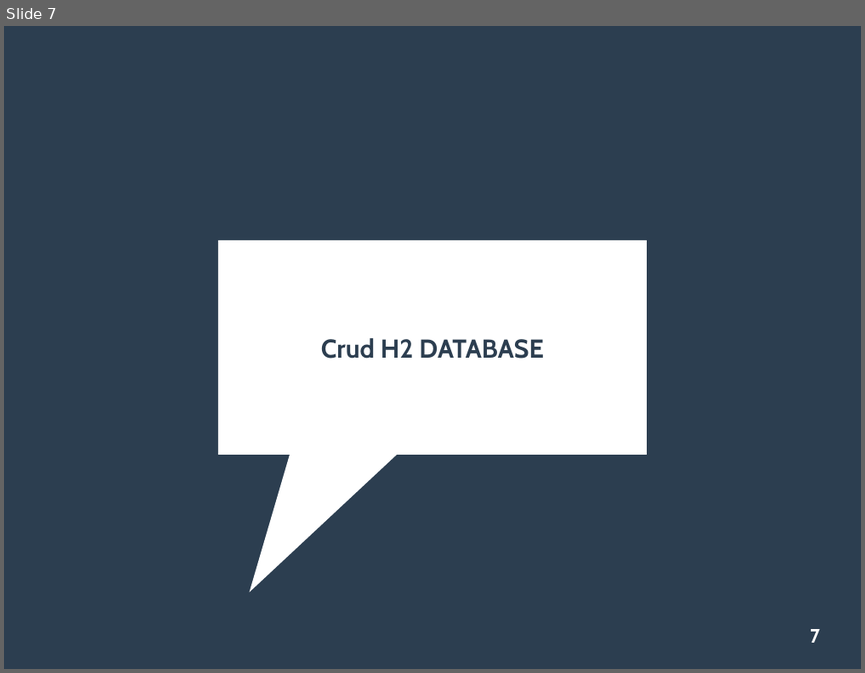
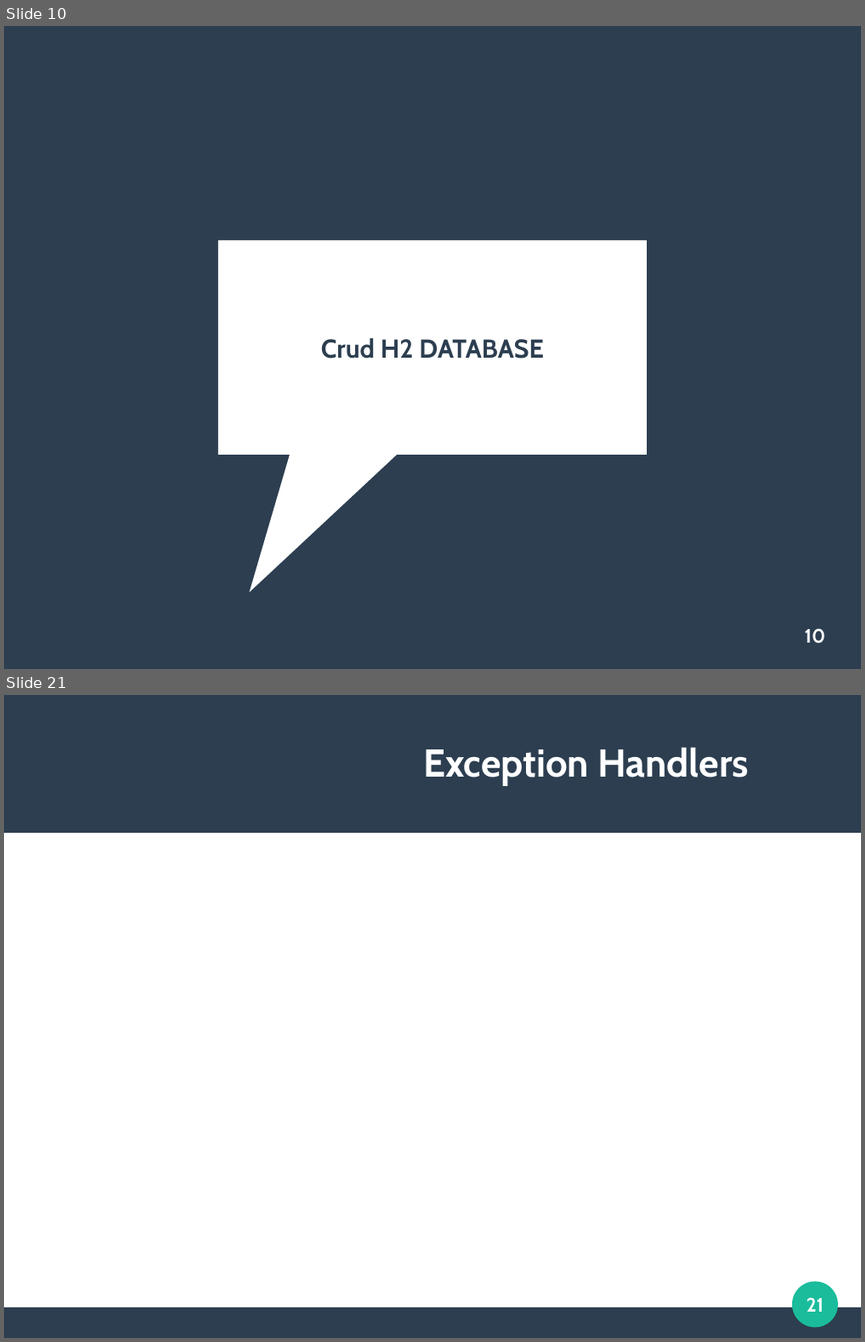
Before and after one commit to viniciusFortti/test, a slide deck: Apresentação/QuartaApresentacaoSpring.odp. Shown one above the other, each under a label of ours: slide 7 before the commit, slides 10 and 21 after it; the slides between them are not shown. The pictures are 865x673 and 865x1342 pixels, drawn with LibreOffice and Linux fonts; fonts in the diff are those of the drawing. Boxes give left, top, right and bottom in pixels: in the first picture for what was removed or moved away, otherwise in the second. Text is boxed around its words. In the diff, an @@ line names an element or a change of style, - is before the commit and + after.

```diff
--- a/Apresentação/QuartaApresentacaoSpring.odp
+++ b/Apresentação/QuartaApresentacaoSpring.odp
@@ slide 21 added at (4, 695, 861, 1338), background #FFFFFF @@
@@ rectangle added at (4, 695, 861, 833), fill #2C3E50 @@
@@ title added at (423, 747, 749, 786), 36 pt, text #FFFFFF, bold @@
+Exception Handlers
@@ ellipse added at (793, 1281, 838, 1327), fill #1ABC9C @@
@@ page number added at (806, 1297, 824, 1311), 18 pt, text #FFFFFF, bold @@
+21
@@ rectangle added at (4, 1307, 861, 1338), fill #2C3E50 @@
@@ what was slide 7 is now slide 10 @@
@@ page number at (805, 628, 826, 643): text changed @@
-7
+10
```
Also in this commit, not shown: 3 slides changed, 14 other slides added.
